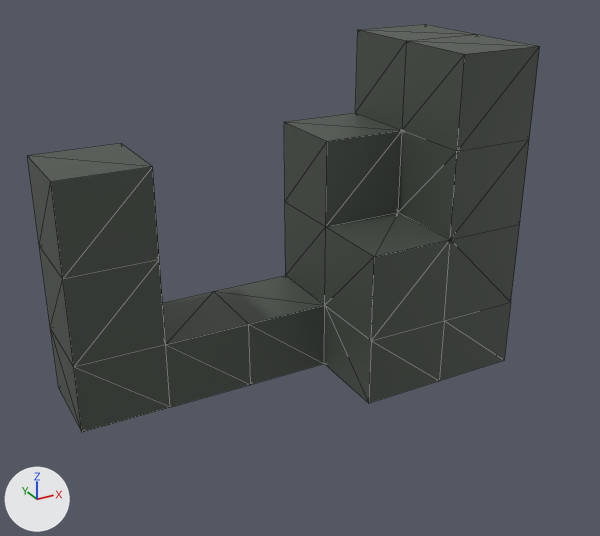
A saved change to the glTF model HANAHIME/Game/resource/user/model/terrian/Stage9.glb.
Before and after are seen from a camera (50 mm lens) standing at (-30.5, -81.6, 47.9) and looking at (8.6, -10.5, 12.3). The axes (+X, +Y, +Z) are drawn at lower left. The lights are the same throughout. Mesh edges are drawn as thin lines. Where no turn or scale is listed for an object, it has been applied to the vertices. Vertices at the same position are counted once.

The scene before the commit, as lines of its bpy script (objects in view):
```python
me_立方体_013 = bpy.data.meshes.new('立方体.013')
me_立方体_013.from_pydata(...)  # 61 vertices, 136 faces; spans x -15.0..35.0, y -15.0..5.0, z -4.0..34.0
me_立方体_013.materials.append(mat_terrianmaterial_016)  # dark grey #4a5249
ob_stage9_0 = bpy.data.objects.new('Stage9_0', me_立方体_013)
ob_stage9_0.location = (0.0, 0.0, 0.0)
```
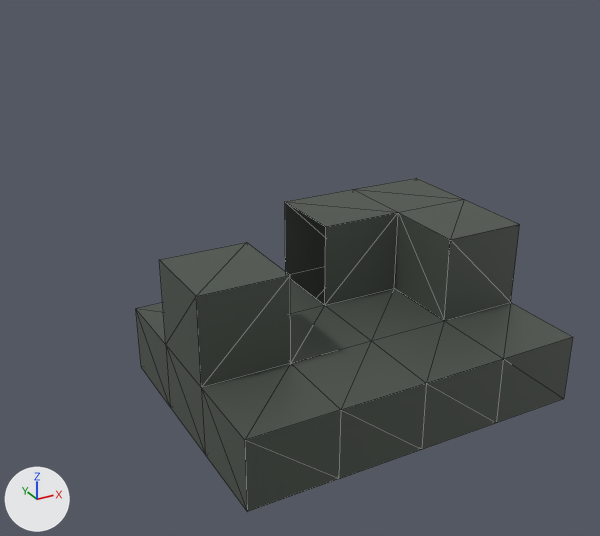
The newer file is also turned or shifted as a whole; pictures and numbers use the older file's frame.

The edits, one by one:
me_立方体_013 is used by ob_stage9_0; location (0.0, 0.0, 0.0).
me_立方体_013 had 61 vertices, 136 faces and spanned x -15.0..35.0, y -15.0..5.0, z -4.0..34.0.
me_立方体_013 now has 52 vertices, 106 faces and spans x -5.0..35.0, y -25.0..5.0, z -4.0..14.0.
Part 1, on me_立方体_013:
26 vertices are removed from x -15.0..35.0, y -15.0..5.0, z -4.0..34.0.
108 faces are deleted.
6 vertices are added at (5.0, -25.0, 4.0), (5.0, -25.0, -4.0), (-5.0, -25.0, 4.0), (-5.0, -25.0, -4.0), (5.0, -5.0, 14.0), (5.0, -15.0, 14.0).
11 new vertices lie (0.0, -10.0, 0.0) away from vertices in x -5.0..35.0, y -15.0..-5.0, z -4.0..14.0.
78 new faces join them.

Pixel boxes [x1, y1, x2, y2] of what changed, in the pictures (600 x 536 px):
'Stage9_0', reshaped (15% narrower, 18% shorter): before [27, 24, 540, 432]; after [136, 178, 573, 512]
